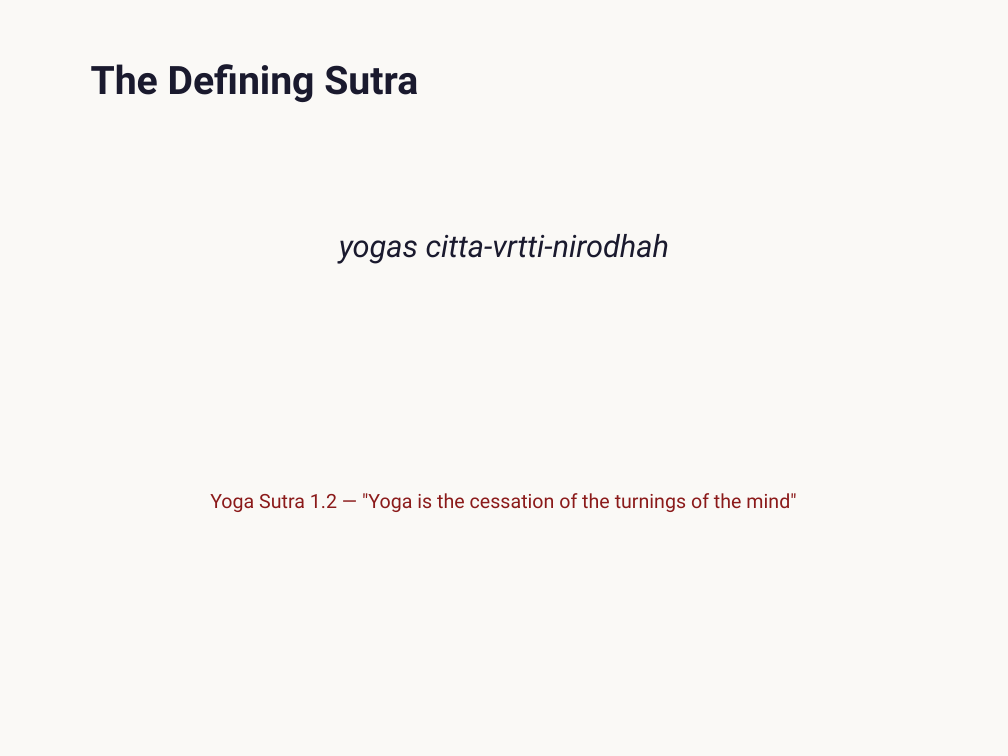
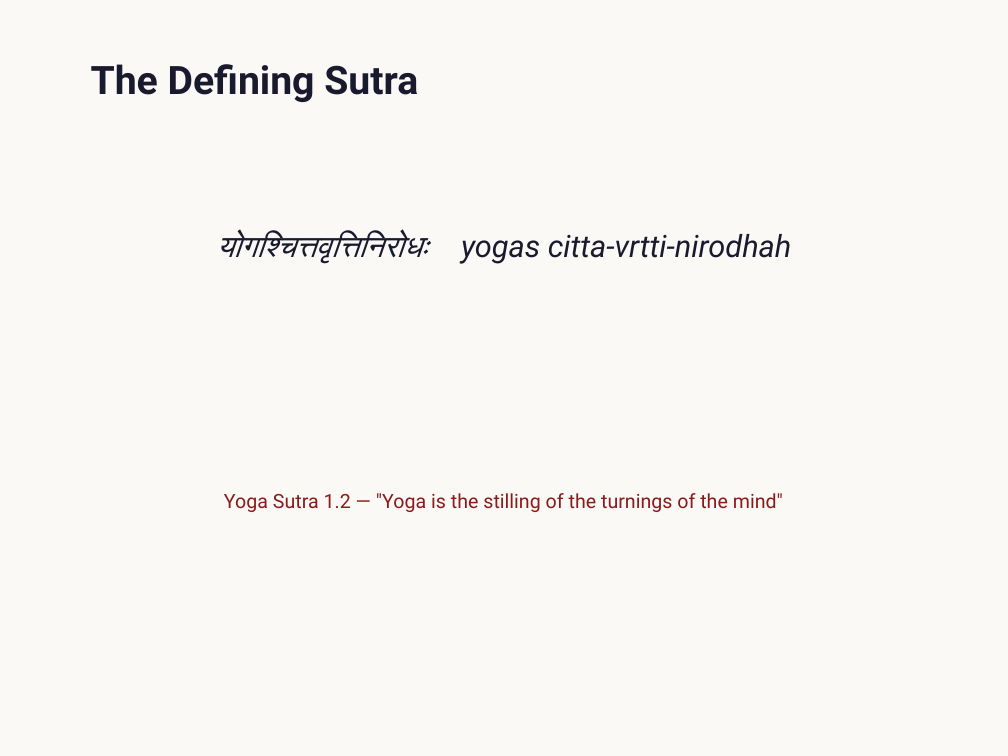
Before and after one commit to jbajaj6/sanskrit_etymology, a slide deck: slide 3 of docs/final_presentation.pptx. Drawn at 1008x756 pixels with LibreOffice and Linux fonts; fonts in the diff are those of the drawing. Boxes give left, top, right and bottom in pixels: in the first picture for what was removed or moved away, otherwise in the second. Text is boxed around its words. In the diff, an @@ line names an element or a change of style, - is before the commit and + after.

```diff
--- a/docs/final_presentation.pptx
+++ b/docs/final_presentation.pptx
@@ text at [217, 231, 791, 264]: text changed @@
-yogas citta-vrtti-nirodhah
+योगश्चित्तवृत्तिनिरोधः yogas citta-vrtti-nirodhah
@@ text at [224, 493, 783, 512]: text changed @@
-Yoga Sutra 1.2 — "Yoga is the cessation of the turnings of the mind"
+Yoga Sutra 1.2 — "Yoga is the stilling of the turnings of the mind"
```
Also in this commit, not shown: 7 other slides changed, 1 other file.
